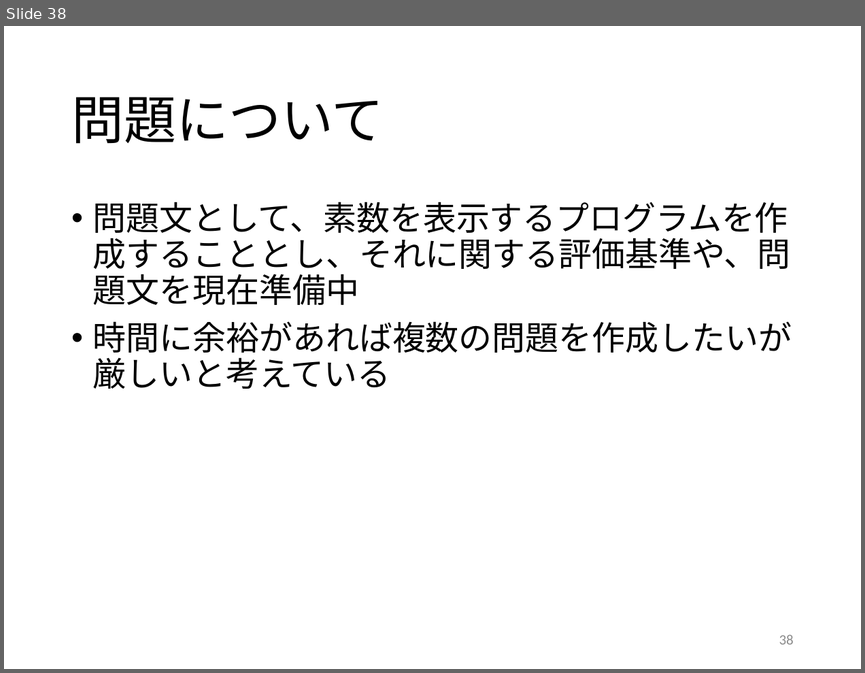
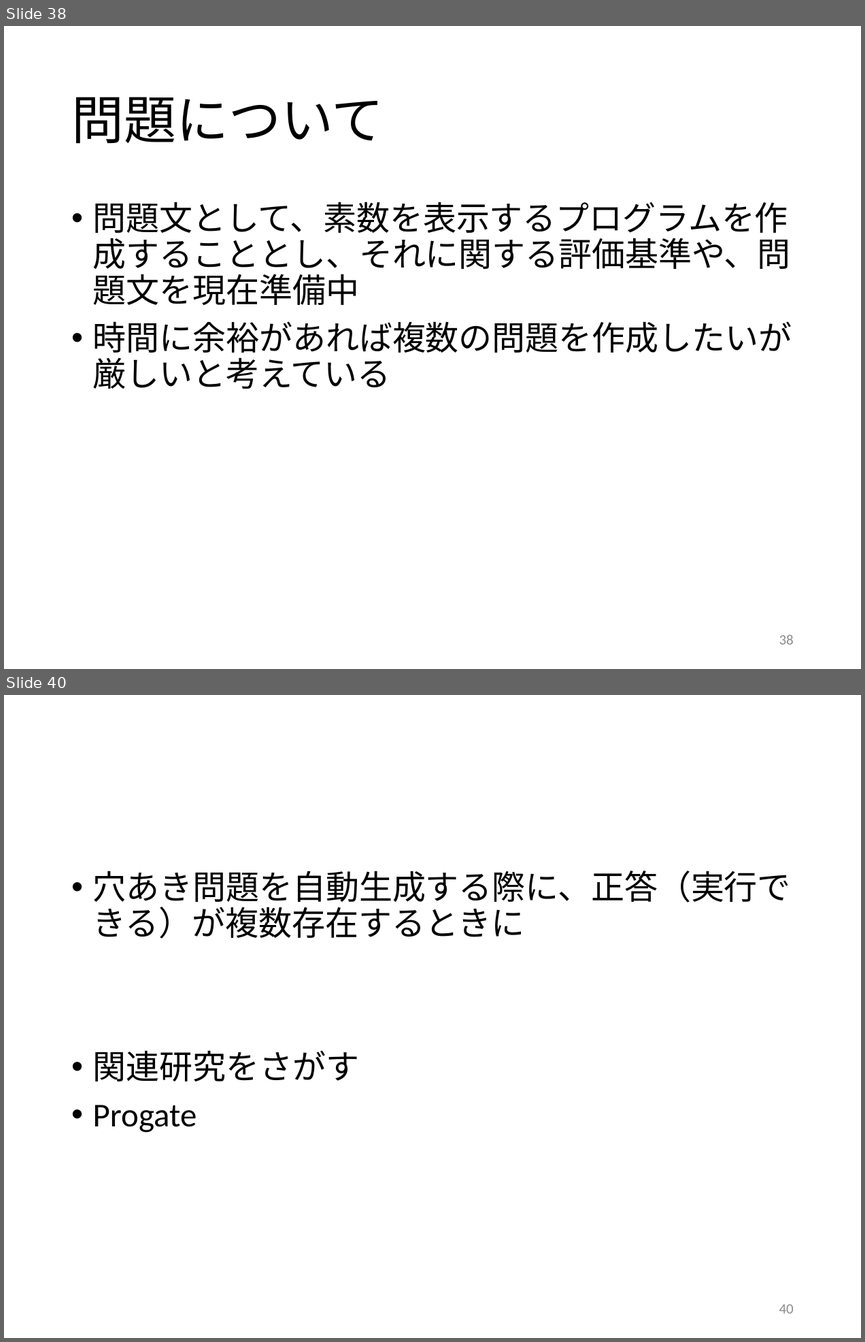
Before and after one commit to kait-takanolab/1821121-shimaoka-thesis, a slide deck: 1821121_shimaoka_sotsuken.pptx. Shown one above the other, each under a label of ours: slide 38 before the commit, slides 38 and 40 after it; the slides between them are not shown. The pictures are 865x673 and 865x1342 pixels, drawn with LibreOffice and Linux fonts; fonts in the diff are those of the drawing. Boxes give left, top, right and bottom in pixels: in the first picture for what was removed or moved away, otherwise in the second. Text is boxed around its words. In the diff, an @@ line names an element or a change of style, - is before the commit and + after.

```diff
--- a/1821121_shimaoka_sotsuken.pptx
+++ b/1821121_shimaoka_sotsuken.pptx
@@ slide 40 added at (4,695,861,1338), background #FFFFFF @@
@@ text added at (93,870,791,1132), 28 pt, text #000000 @@
+• 穴あき問題を自動生成する際に、正答（実行できる）が複数存在するときに
+• 関連研究をさがす
+• Progate
@@ page number added at (779,1304,793,1313), 12 pt, text #8C8C8C @@
+40
```
Also in this commit, not shown: 6 slides changed, 1 other slide added, 2 other files.
